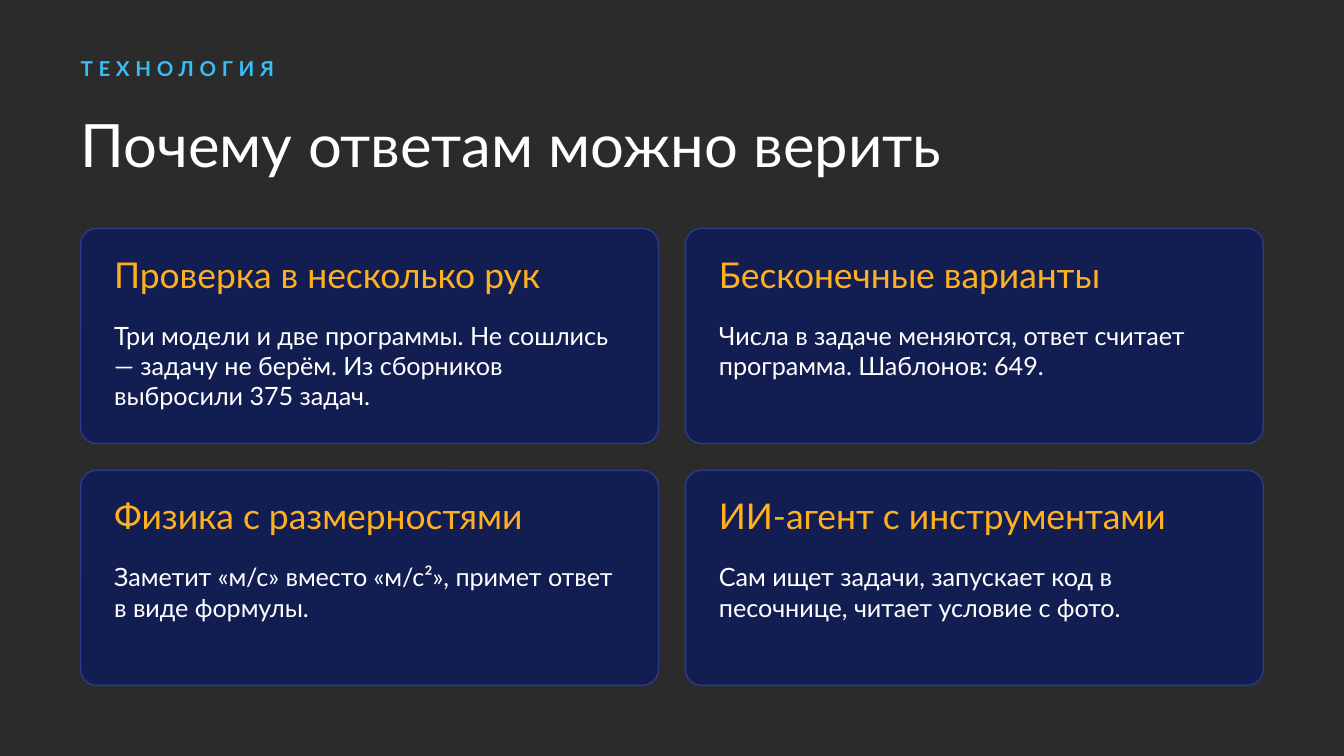
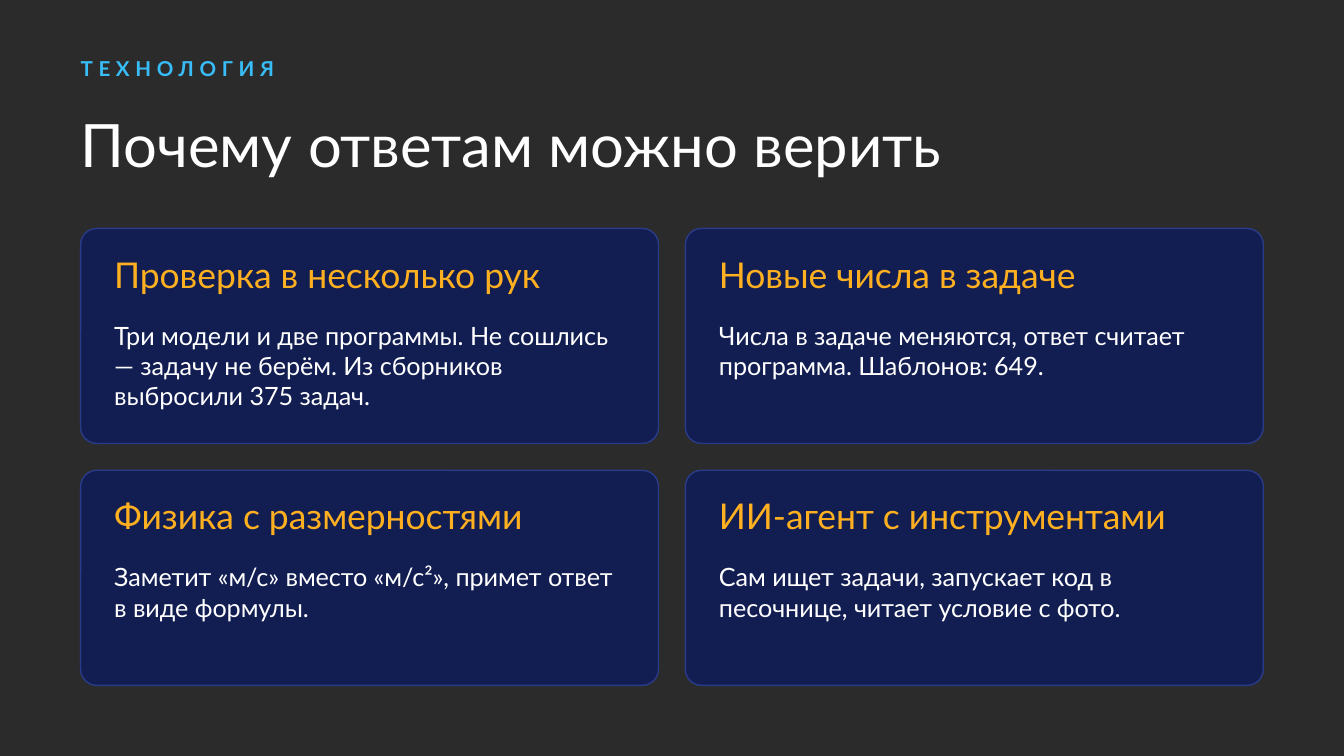
Before and after one commit to nagayevarsen/olymp-trainer, a slide deck: slide 8 of docs/handoff/olymp-trainer.pptx. Drawn at 1344x756 pixels with LibreOffice and Linux fonts; fonts in the diff are those of the drawing; background and template pictures are left out; a plain dark background stands for a picture behind light text. Boxes give left, top, right and bottom in pixels: in the first picture for what was removed or moved away, otherwise in the second. Text is boxed around its words. In the diff, an @@ line names an element or a change of style, - is before the commit and + after.

Commit message:
Убрано «бесконечные варианты»: на сайте и в презентации варианты с другими числами; значок ↻ вместо ∞

```diff
--- a/docs/handoff/olymp-trainer.pptx
+++ b/docs/handoff/olymp-trainer.pptx
@@ text at [719,262,1076,295]: text changed @@
-Бесконечные варианты
+Новые числа в задаче
```
Also in this commit, not shown: 1 other slide changed, 3 other files.
